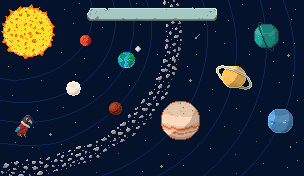
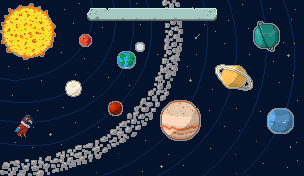
Layer changes from the first 304×176 image to the second:
added layer "Sun_pr" above "Sun_on" over [0, 3, 56, 60]
added layer "Sun_on" above "Sun" over [0, 3, 56, 60]
added layer "Sun_d" above "Moon_pr" over [1, 4, 55, 59]
added layer "Earth_pr" above "Earth_on" over [117, 51, 136, 69]
added layer "Earth_on" above "Earth" over [117, 51, 136, 69]
added layer "Earth_d" above "Venus_pr" over [118, 52, 135, 68]
added layer "Venus_pr" above "Venus_on" over [65, 80, 82, 97]
added layer "Venus_on" above "Venus" over [65, 80, 82, 97]
added layer "Venus_d" above "Mars_pr" over [66, 81, 81, 96]
added layer "Uranus_pr" above "Uranus_on" over [253, 21, 280, 52]
added layer "Uranus_on" above "Uranus" over [253, 21, 280, 52]
added layer "Uranus_d" above "Neptune_pr" over [254, 22, 279, 51]
added layer "Neptune_pr" above "Neptune_on" over [267, 108, 294, 134]
added layer "Neptune_on" above "Neptune" over [267, 108, 294, 134]
added layer "Neptune_d" above "Saturn_pr" over [268, 109, 293, 133]
added layer "Saturn_pr" above "Saturn_on" over [215, 64, 253, 91]
added layer "Saturn_on" above "Saturn" over [215, 64, 253, 91]
added layer "Saturn_d" above "Jupiter_pr" over [216, 65, 252, 90]
added layer "Jupiter_pr" above "Jupiter_on" over [160, 100, 201, 141]
added layer "Jupiter_on" above "Jupiter" over [160, 100, 201, 141]
added layer "Jupiter_d" above "Planet" over [161, 101, 200, 140]
added layer "Asteroid Belt_pr" above "Asteroid Belt_on" over [0, 0, 183, 176]
added layer "Asteroid Belt_on" above "Asteroid Belt" over [0, 0, 183, 176]
added layer "Asteroid Belt_d" above "Capa 4" over [1, 0, 182, 176]
…and 11 more changes (9 added, 2 painted)
